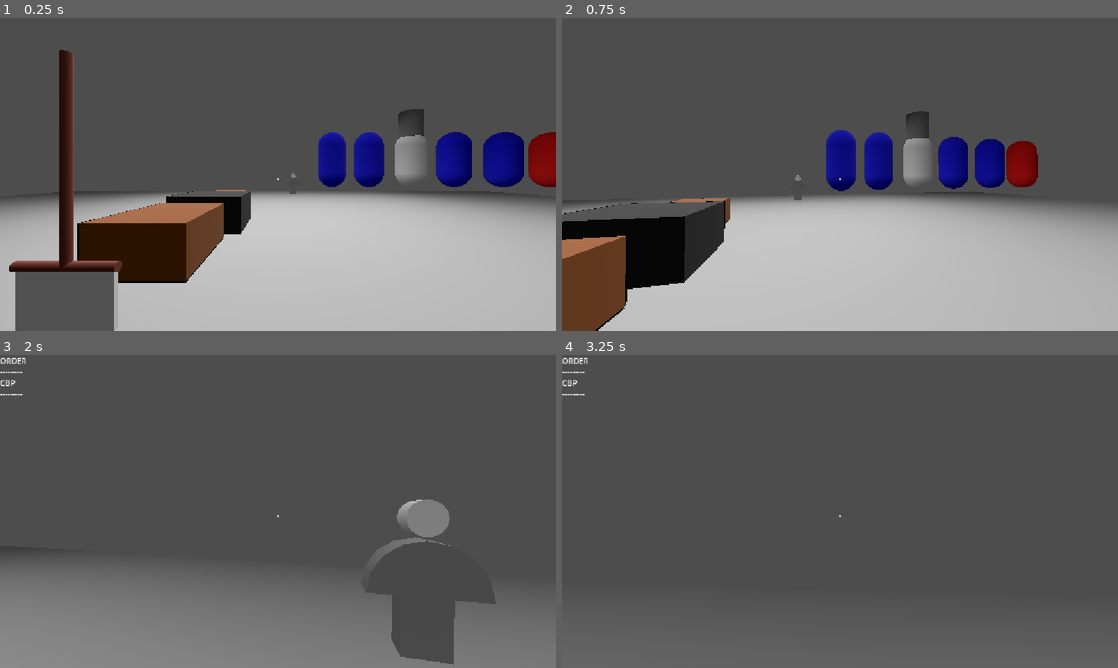
Above: before the commit, frames 1-4 (two rows, left to right).
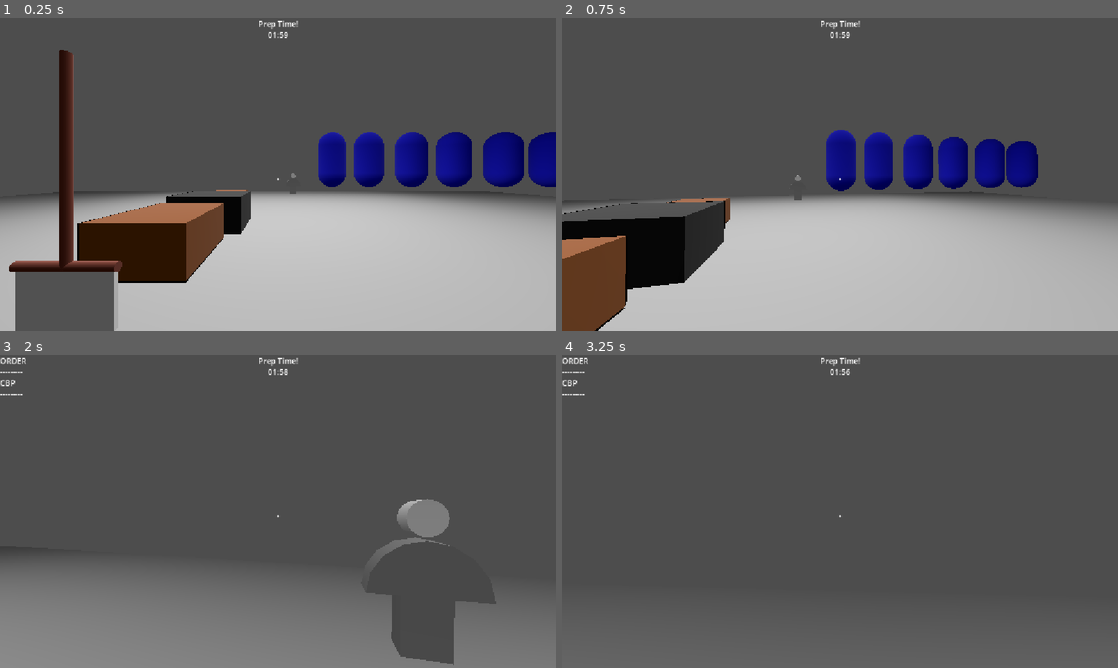
Above: after the commit, the same moments.

Repository: AlexLietha/Slacker
Game: Godot game, scene res://Scenes/test.tscn
The game is run twice, just before and just after one commit, with the same random seed, the same clock (stepped at 60 frames per second) and the same inputs. The project has no main scene, so this scene is started directly.
Inputs (mouse positions are in pixels of both pictures, inside the frame that each line leads up to):
- Up to frame 1 (0.25 s): no input
- Up to frame 2 (0.75 s): tap Enter (ui_accept) at 0.5 s; move the mouse to (867, 174) at 0.52 s; hold W (moveForward) from 0.53 s (still down); right-click (867, 174) at 0.6 s
- Up to frame 3 (2 s): keep holding W (moveForward); tap Enter (ui_accept) at 0.77, 1.52 s; move the mouse to (250, 511) at 1.27 s; tap E (interact) at 1.35 s
- Up to frame 4 (3.25 s): keep holding W (moveForward); move the mouse to (851, 505) at 2.02 s; tap ` (reassignRoles) at 2.1 s; tap Enter (ui_accept) at 2.75, 3.02 s; move the mouse to (834, 517) at 2.77 s; right-click (834, 517) at 2.85 s

The runs differ from the first frame. In frame 1, 2.1% of the frame differs, in the area x 46-100%, y 0-54%; in frame 2, 1.9%; in frame 3, 0.1%; in frame 4, 0.1%.

Commit message:
Added round timer
First 2 minutes - Prep Time: no roles assigned and every preps!

8 minutes - Get to Work: roles are assigned and its time to find the slacker

Diff:
--- a/slacker/Scenes/test.tscn
+++ b/slacker/Scenes/test.tscn
@@ -1,5 +1,6 @@
 [gd_scene format=3 uid="uid://c2dsntpomcf6p"]
 
+[ext_resource type="PackedScene" uid="uid://d22fn703npu4r" path="res://UI/TimerUI.tscn" id="1_iaow0"]
 [ext_resource type="PackedScene" uid="uid://w1hcy6j1i0vj" path="res://Scenes/player.tscn" id="1_lc1oi"]
 [ext_resource type="PackedScene" uid="uid://csl4s4fsyxjxk" path="res://Scenes/grill.tscn" id="3_qc4db"]
 [ext_resource type="PackedScene" uid="uid://ddnsnlj6myhdd" path="res://Scenes/npc.tscn" id="4_ys1qc"]
@@ -14,6 +15,8 @@
 ambient_light_color = Color(1, 1, 1, 1)
 
 [node name="Node3D" type="Node3D" unique_id=464850409]
+
+[node name="TimerUI" parent="." unique_id=1773043747 instance=ExtResource("1_iaow0")]
 
 [node name="CSGBox3D" type="CSGBox3D" parent="." unique_id=1246626760]
 transform = Transform3D(1, 0, 0, 0, 1, 0, 0, 0, 1, 0, -0.1, 0)
--- a/slacker/Scripts/game_manager.gd
+++ b/slacker/Scripts/game_manager.gd
@@ -6,8 +6,6 @@
 func _ready() -> void:
 	await get_tree().process_frame
 	players = get_tree().get_nodes_in_group("players")
-	round_timer("Prep", 120)
-	assign_roles()
 
 func assign_roles():
 	players.shuffle()
@@ -21,6 +19,3 @@
 	print("Roles assigned")
 	for player in players:
 		print(player.name + " is a " + player.role)
-
-func round_timer(message, time):
-	pass
--- /dev/null
+++ b/slacker/Scripts/round_timer.gd
@@ -0,0 +1,34 @@
+extends Node
+
+@onready var clock = $"../Clock"
+@onready var round_title = $"../Round Title"
+@onready var timer = $"."
+
+@export var round_name = ["Prep Time!", "Get to Work!"]
+@export var round_time = [120,480]
+
+var round_num = 0
+
+func _ready():
+	set_next_round()
+
+func remaining_time():
+	var time_left = timer.time_left
+	var minute = floor(time_left / 60)
+	var second = int(time_left) % 60
+	return [minute, second]
+
+func set_round_name(name):
+	round_title.text = name
+
+func set_next_round():
+	set_round_name(round_name[round_num])
+	timer.start(round_time[round_num])
+	round_num += 1
+
+func _process(delta):
+	clock.text = "%02d:%02d" % remaining_time()
+	if remaining_time() == [0.0, 00]:
+		timer.stop()
+		GameManager.assign_roles()
+		set_next_round()
--- a/slacker/UI/TimerUI.tscn
+++ b/slacker/UI/TimerUI.tscn
@@ -1,6 +1,8 @@
 [gd_scene format=3 uid="uid://d22fn703npu4r"]
 
-[node name="Control" type="Control" unique_id=1773043747]
+[ext_resource type="Script" uid="uid://cw0gg0ysw8vax" path="res://Scripts/round_timer.gd" id="1_e887x"]
+
+[node name="TimerUI" type="Control" unique_id=1773043747]
 layout_mode = 3
 anchors_preset = 15
 anchor_right = 1.0
@@ -8,7 +10,10 @@
 grow_horizontal = 2
 grow_vertical = 2
 
-[node name="Label" type="Label" parent="." unique_id=513478503]
+[node name="Timer" type="Timer" parent="." unique_id=1553168828]
+script = ExtResource("1_e887x")
+
+[node name="Round Title" type="Label" parent="." unique_id=513478503]
 layout_mode = 1
 anchors_preset = 5
 anchor_left = 0.5
@@ -20,7 +25,7 @@
 text = "Round Name"
 horizontal_alignment = 1
 
-[node name="Label2" type="Label" parent="." unique_id=791024713]
+[node name="Clock" type="Label" parent="." unique_id=791024713]
 layout_mode = 1
 anchors_preset = 5
 anchor_left = 0.5
Not shown, added: slacker/Scripts/round_timer.gd.uid
